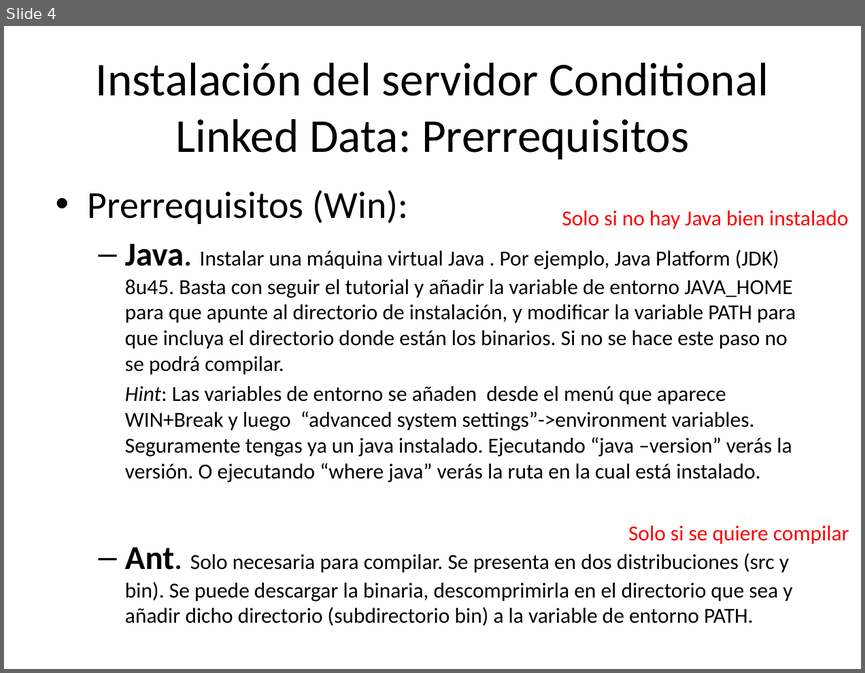
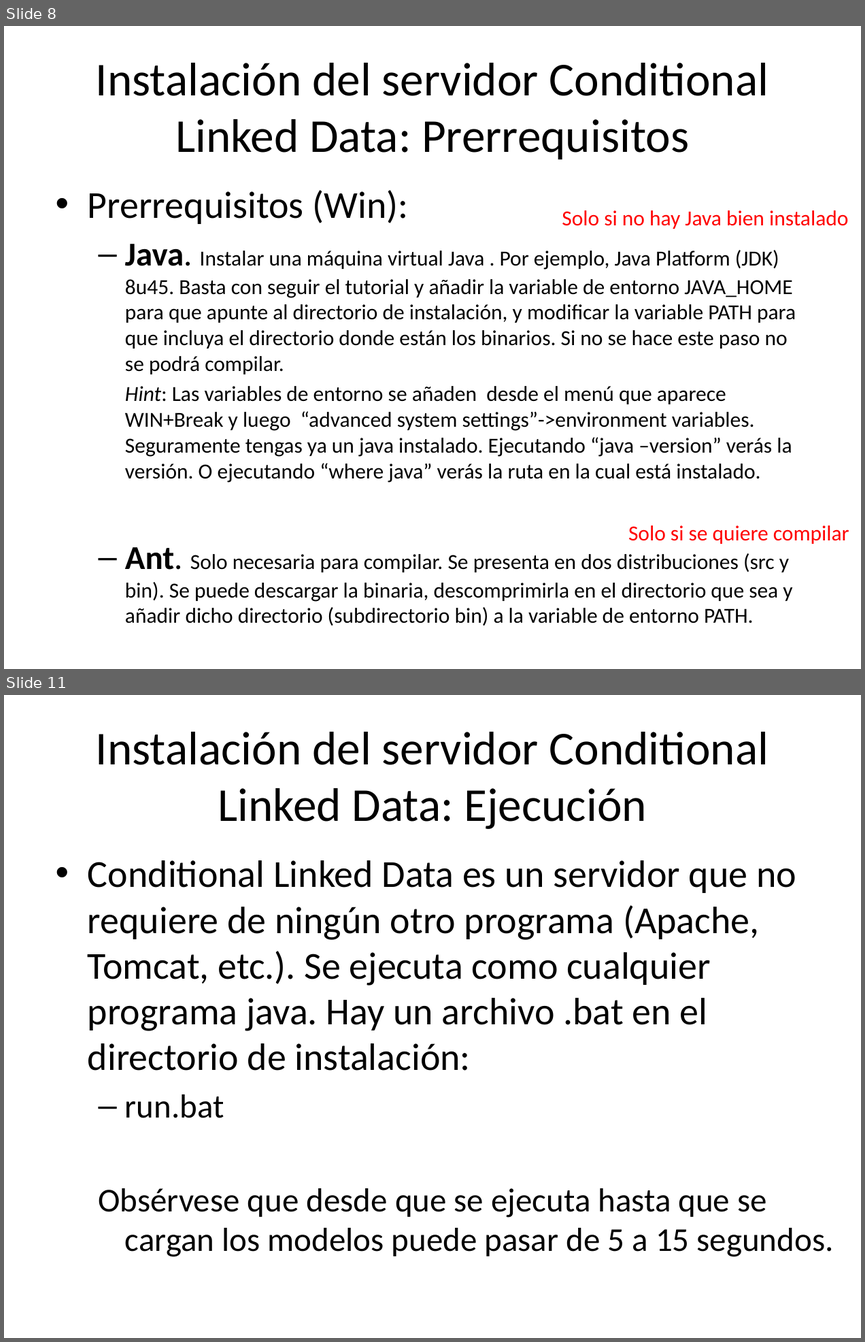
Before and after one commit to oeg-upm/licensius, a slide deck: doc/conditional.pptx. Shown one above the other, each under a label of ours: slide 4 before the commit, slides 8 and 11 after it; the slides between them are not shown. The pictures are 865x673 and 865x1342 pixels, drawn with LibreOffice and Linux fonts; fonts in the diff are those of the drawing. Boxes give left, top, right and bottom in pixels: in the first picture for what was removed or moved away, otherwise in the second. Text is boxed around its words. In the diff, an @@ line names an element or a change of style, - is before the commit and + after.

```diff
--- a/doc/conditional.pptx
+++ b/doc/conditional.pptx
@@ slide 11 added at [4, 695, 861, 1338], background #FFFFFF @@
@@ title added at [96, 732, 769, 829], 39.6 pt, text #000000 @@
+Instalación del servidor Conditional Linked Data: Ejecución
@@ text added at [88, 860, 834, 1257], 32 pt, text #000000 @@
+• Conditional Linked Data es un servidor que no requiere de ningún otro programa (Apache, Tomcat, etc.). Se ejecuta como cualquier programa java. Hay un archivo .bat en el directorio de instalación:
+  – run.bat
+  Obsérvese que desde que se ejecuta hasta que se cargan los modelos puede pasar de 5 a 15 segundos.
@@ what was slide 4 is now slide 8 @@
```
Also in this commit, not shown: 4 slides changed, 16 other slides added, 1 slide removed, 4 other files.
